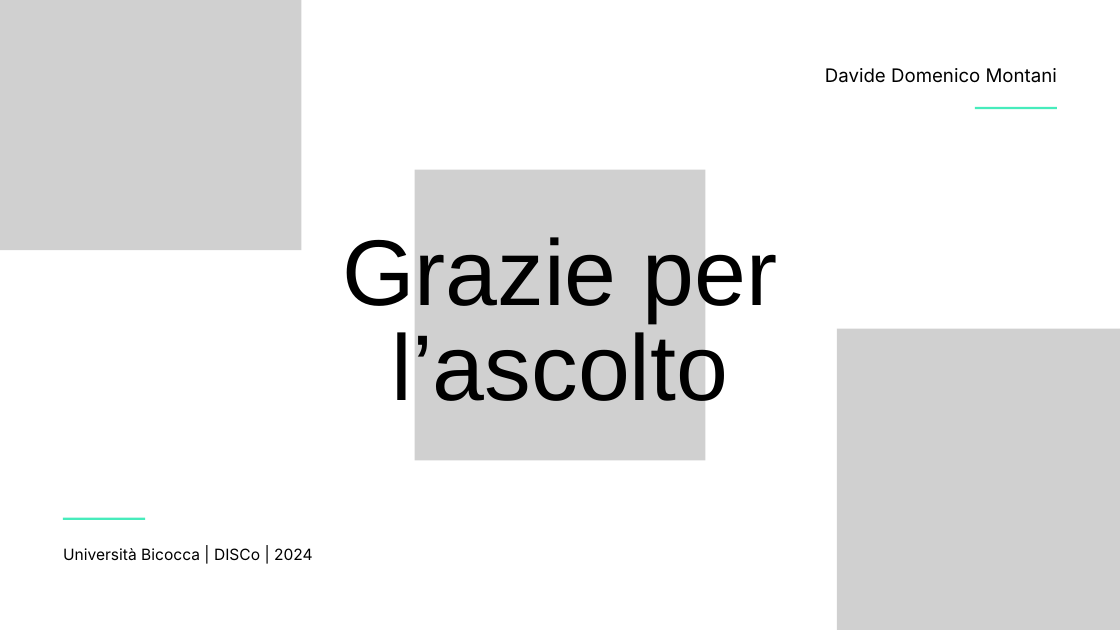
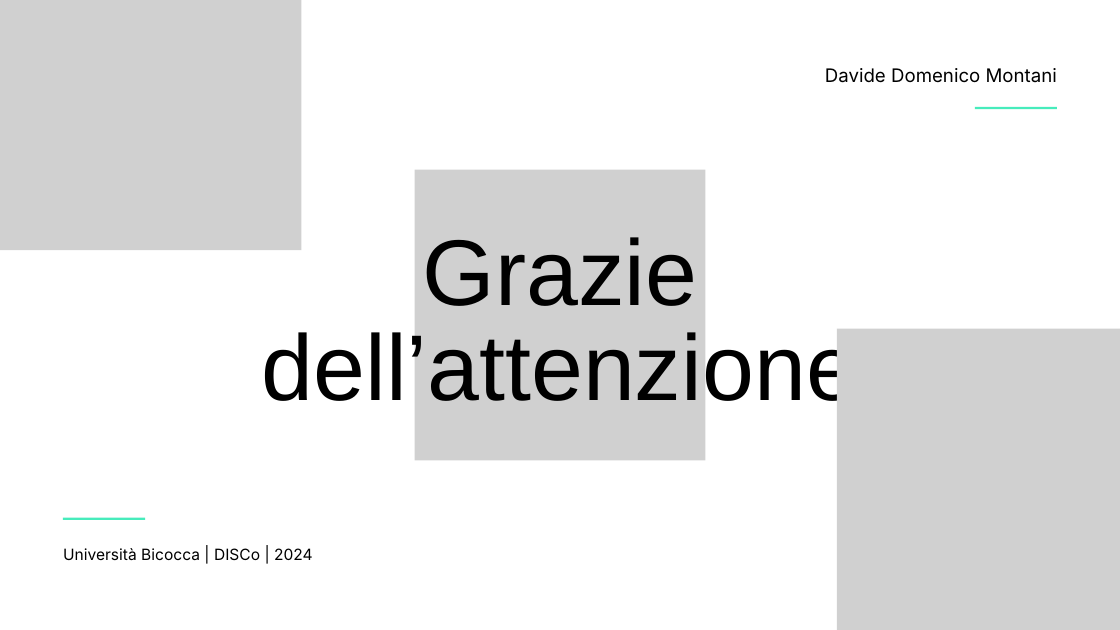
Before and after one commit to Davide-Domenico-Montani/12-GreenWay, a slide deck: slide 9 of documentazione/Presentazione tesi GreenWay Davide Domenico Montani 890107.pptx. Drawn at 1120x630 pixels with LibreOffice and Linux fonts; fonts in the diff are those of the drawing; grey boxes stand for pictures. Boxes give left, top, right and bottom in pixels: in the first picture for what was removed or moved away, otherwise in the second. Text is boxed around its words. In the diff, an @@ line names an element or a change of style, - is before the commit and + after.

```diff
--- a/documentazione/Presentazione tesi GreenWay Davide Domenico Montani 890107.pptx
+++ b/documentazione/Presentazione tesi GreenWay Davide Domenico Montani 890107.pptx
@@ text at <box>262,237,858,417</box>: text changed @@
-Grazie per l’ascolto
+Grazie
+dell’attenzione
```
Also in this commit, not shown: 2 other slides changed.
